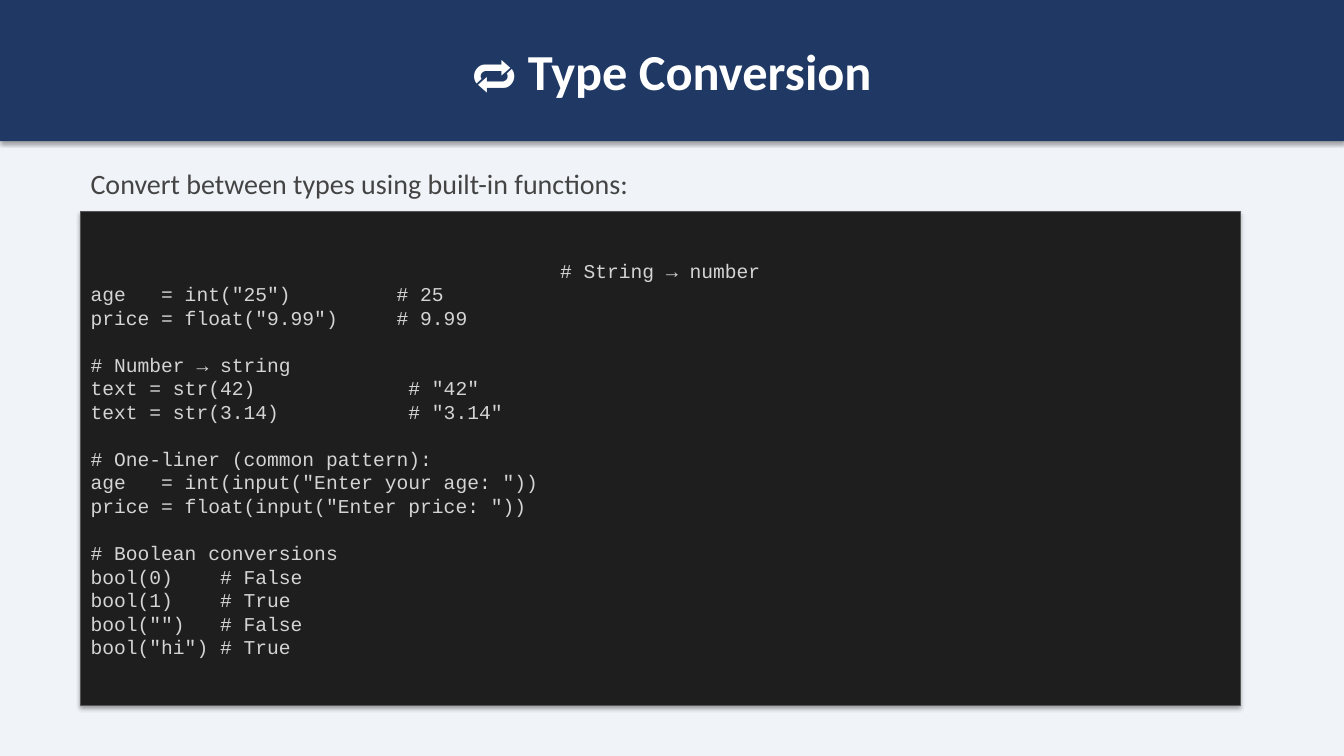
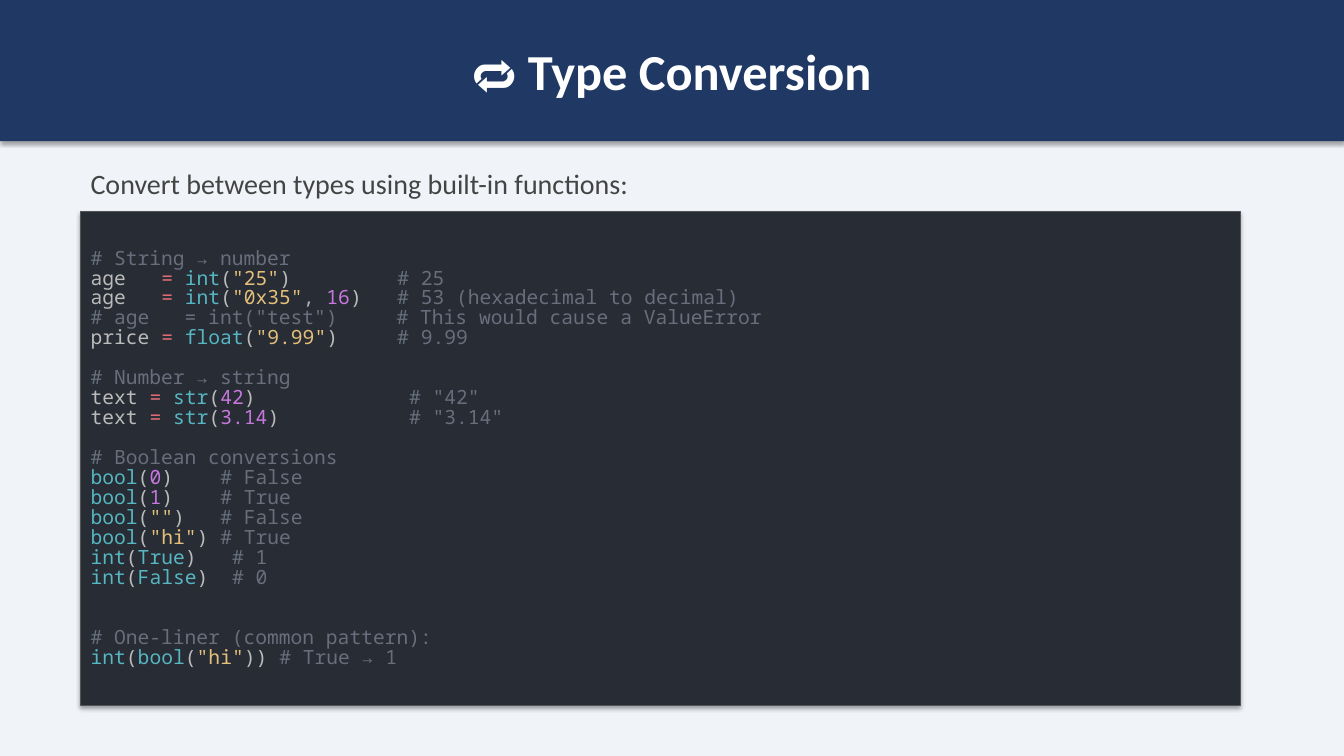
Before and after one commit to cvc-comanescu-catalin/python-course, a slide deck: slide 20 of slides/session1_intro_and_basics.pptx (slide 19 before the commit). Drawn at 1344x756 pixels with LibreOffice and Linux fonts; fonts in the diff are those of the drawing. Boxes give left, top, right and bottom in pixels: in the first picture for what was removed or moved away, otherwise in the second. Text is boxed around its words. In the diff, an @@ line names an element or a change of style, - is before the commit and + after.

```diff
--- a/slides/session1_intro_and_basics.pptx
+++ b/slides/session1_intro_and_basics.pptx
@@ rectangle "# String → number" at [81, 212, 1240, 706]: fill #1E1E1E to #282C34 @@
@@ text in rectangle at [91, 250, 504, 551]: font Courier New to Noto Sans Mono in "# String → number", "age = int("25") # 25", "price = float("9.99") # 9.99", "# Number → string" and 7 more places; text colour #D4D4D4 to #676F7D in "# String → number", "# 25", "# 9.99", "# Number → string" and 7 more places; text colour #D4D4D4 to #BBBBBB in "age int("25")", "price float("9.99")", "text str(42)", "text str(3.14)" and 4 more places; text colour #D4D4D4 to #E06C75 in "=", "=", "=", "="; text colour #D4D4D4 to #56B6C2 in "int("25")", "float("9.99")", "str(42)", "str(3.14)" and 4 more places; text colour #D4D4D4 to #E5C07B in "int("25")", "float("9.99")", "bool("")", "bool("hi")"; text colour #D4D4D4 to #C678DD in "str(42)", "str(3.14)", "bool(0)", "bool(1)"; alignment centre to left; line spacing 1 to 14.2pt @@
@@ text in rectangle at [91, 286, 762, 331]: paragraphs added @@
+age = int("0x35", 16) # 53 (hexadecimal to decimal)
+# age = int("test") # This would cause a ValueError
@@ text in rectangle at [91, 452, 491, 517]: paragraphs removed @@
-# One-liner (common pattern):
-age = int(input("Enter your age: "))
-price = float(input("Enter price: "))
@@ text in rectangle at [91, 546, 432, 667]: paragraphs added @@
+int(True) # 1
+int(False) # 0
+# One-liner (common pattern):
+int(bool("hi")) # True → 1
```
Also in this commit, not shown: 12 other slides changed, 6 slides added, 2 slides removed, 7 other files.
